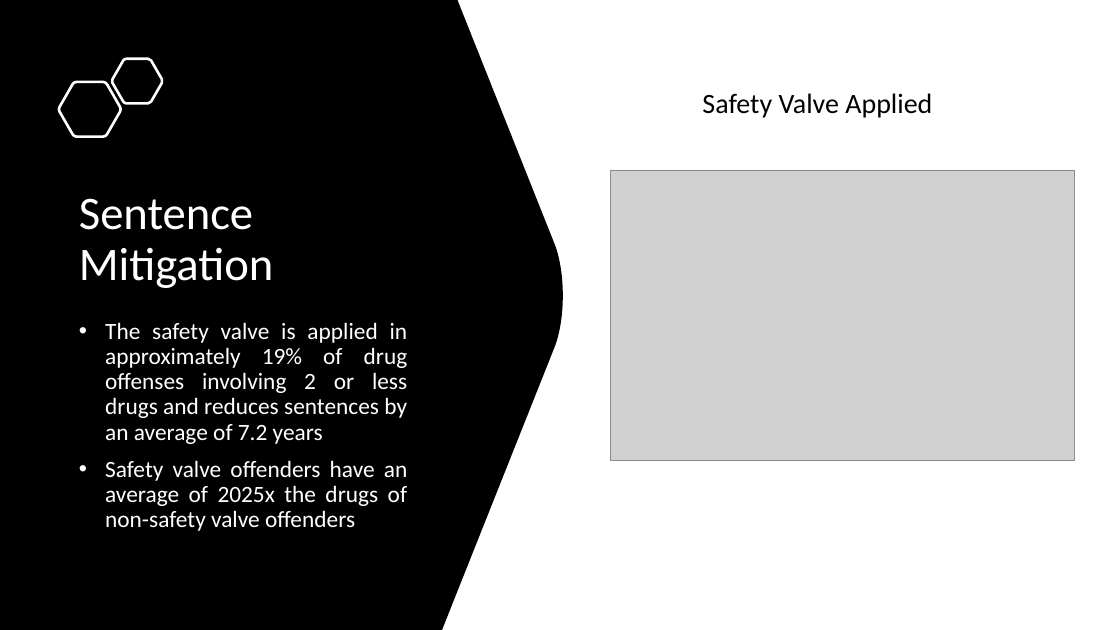
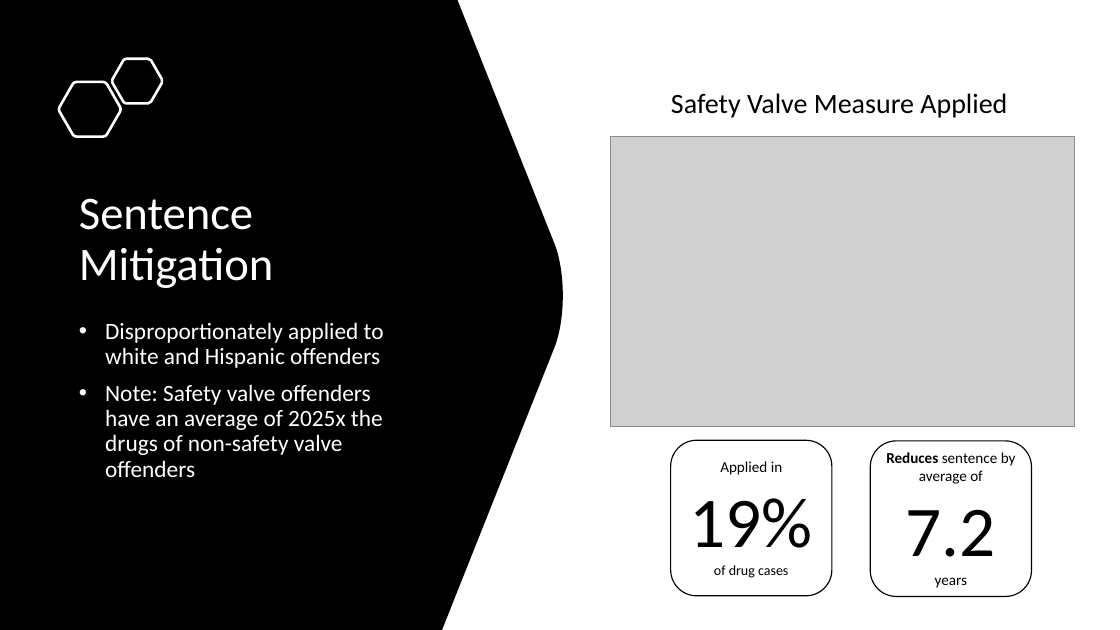
Before and after one commit to jenwhitson/sentencing_project, a slide deck: slide 21 of Presentation.pptx. Drawn at 1120x630 pixels with LibreOffice and Linux fonts; fonts in the diff are those of the drawing; grey boxes stand for pictures. Boxes give left, top, right and bottom in pixels: in the first picture for what was removed or moved away, otherwise in the second. Text is boxed around its words. In the diff, an @@ line names an element or a change of style, - is before the commit and + after.

Commit message:
added cards to sentence enhancement portion

```diff
--- a/Presentation.pptx
+++ b/Presentation.pptx
@@ text at [671, 93, 1007, 118]: text changed @@
-Safety Valve Applied
+Safety Valve Measure Applied
@@ picture: place and size @@
-picture at [611, 170, 1075, 460]
+picture at [611, 137, 1075, 427]
@@ text at [105, 322, 384, 477]: text changed @@
-• The safety valve is applied in approximately 19% of drug offenses involving 2 or less drugs and reduces sentences by an average of 7.2 years
-• Safety valve offenders have an average of 2025x the drugs of non-safety valve offenders
+• Disproportionately applied to white and Hispanic offenders
+• Note: Safety valve offenders have an average of 2025x the drugs of non-safety valve offenders
@@ rounded rectangle added at [670, 440, 832, 596], fill #FFFFFF, outline #000000 1 pt, 12 pt, text #000000 @@
+Applied in
+19%
+of drug cases
@@ rounded rectangle added at [870, 441, 1032, 597], fill #FFFFFF, outline #000000 1 pt, 12.9 pt, text #000000 @@
+Reduces sentence by average of
+7.2
+years
```
Also in this commit, not shown: 7 other slides changed, 1 slide removed.
